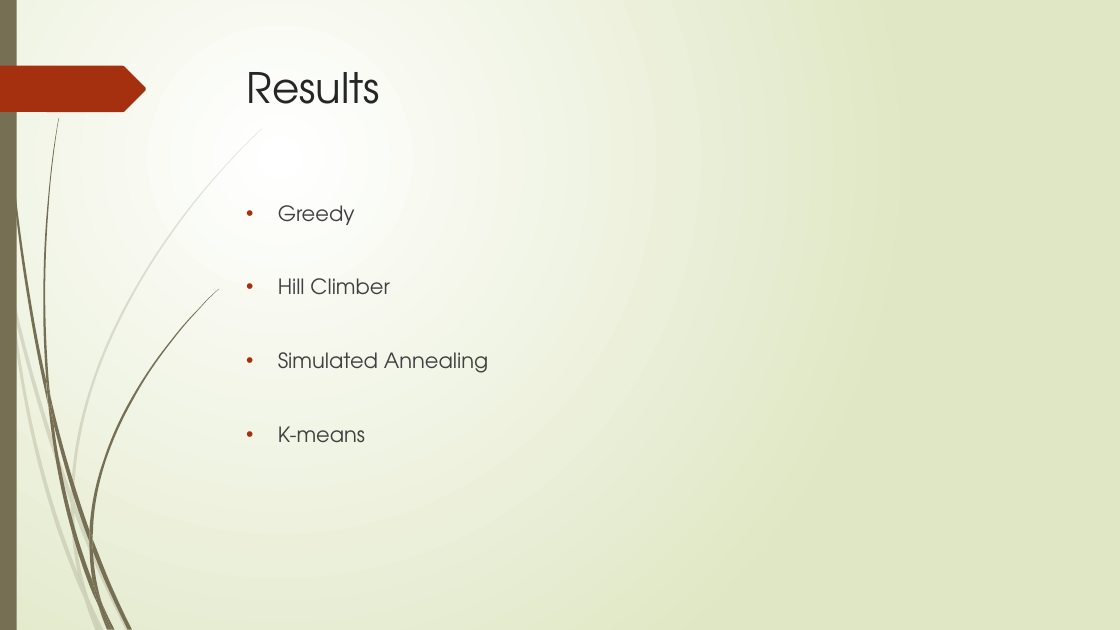
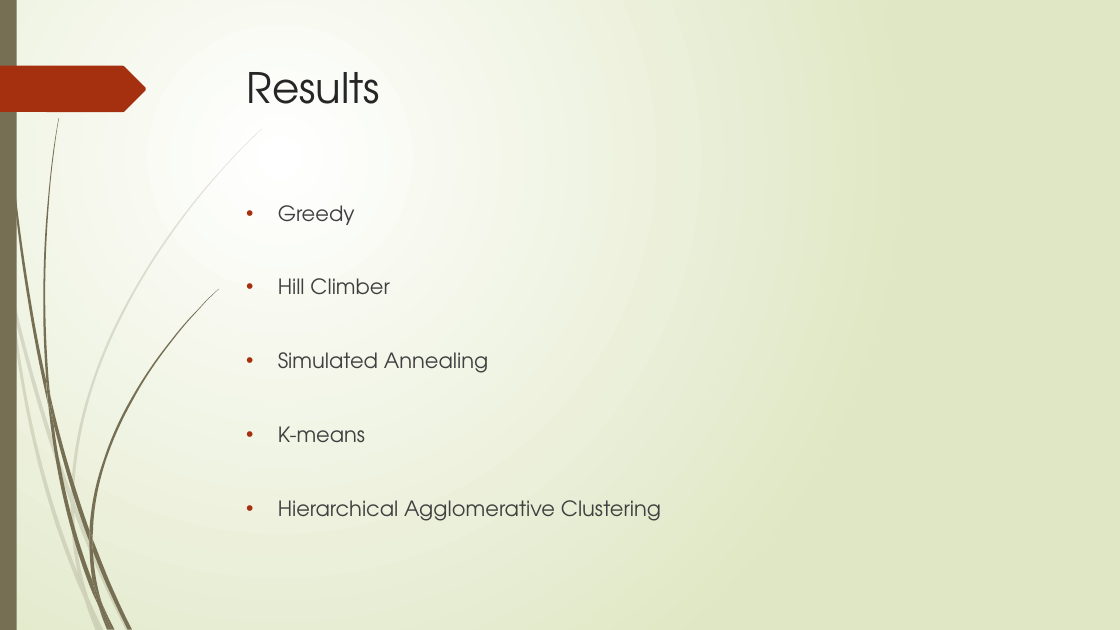
Before and after one commit to broekm006/SmartGrid, a slide deck: slide 11 of Final_V2.pptx. Drawn at 1120x630 pixels with LibreOffice and Linux fonts; fonts in the diff are those of the drawing. Boxes give left, top, right and bottom in pixels: in the first picture for what was removed or moved away, otherwise in the second. Text is boxed around its words. In the diff, an @@ line names an element or a change of style, - is before the commit and + after.

Commit message:
updated results pp

```diff
--- a/Final_V2.pptx
+++ b/Final_V2.pptx
@@ text at [278,500,661,521]: paragraph added @@
+• Hierarchical Agglomerative Clustering
```
